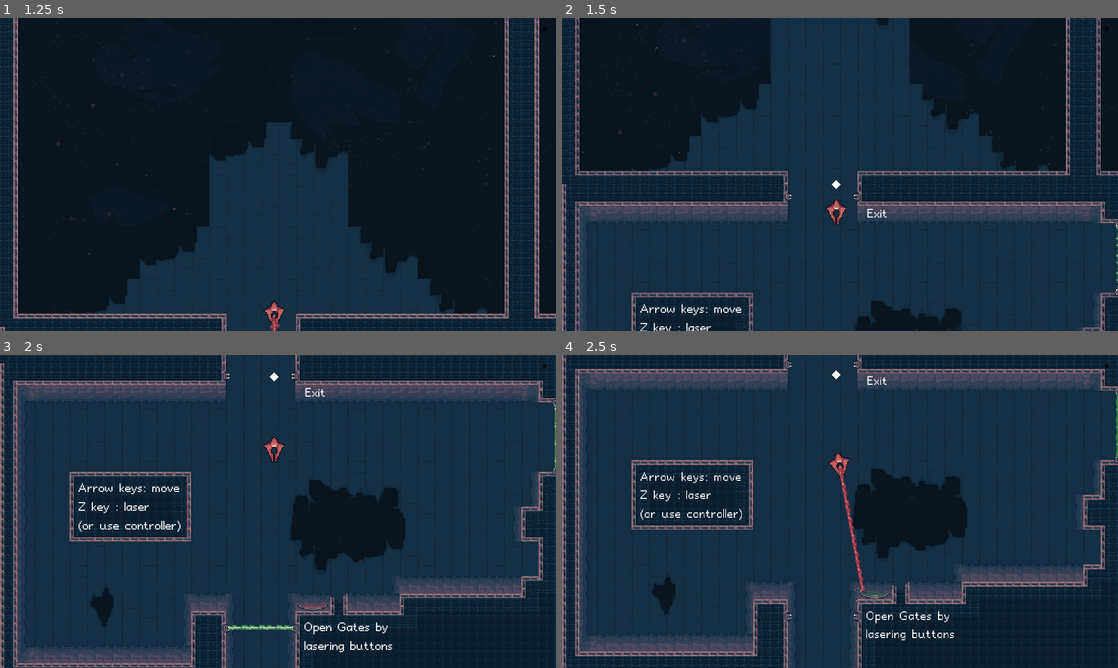
Above: before the commit, frames 1-4 (two rows, left to right).
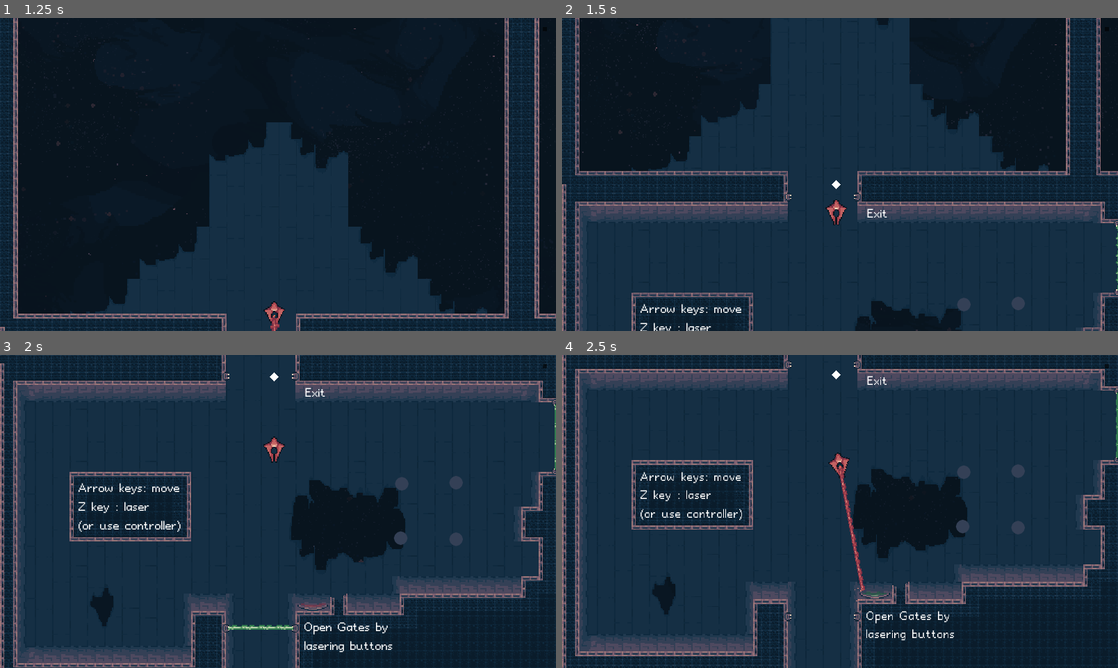
Above: after the commit, the same moments.

Repository: boukew99/godot_wild_jam_34
Game: Godot game, scene res://physics/2d/game2.tscn
Two runs of this game, one before a commit and one after it. Both use one fixed random seed, a clock stepped at 60 frames per second and the inputs below. This scene is started directly instead of the project's main scene.
Inputs (mouse positions are in pixels of both pictures, inside the frame that each line leads up to):
- Up to frame 1 (1.25 s): tap Enter (ui_accept) at 0.5, 0.77 s; move the mouse to (400, 158) at 0.52 s; hold Right (move_right) from 0.53 s (still down); hold Z (laser) from 0.53 s (still down); click (400, 158) at 0.67 s
- Up to frame 2 (1.5 s): move the mouse to (728, 190) at 1.27 s; release Right (move_right) at 1.28 s; release Z (laser) at 1.28 s; hold Down (move_down) from 1.28 s (still down); tap X (bomb) at 1.35 s
- Up to frame 3 (2 s): keep holding Down (move_down); tap Enter (ui_accept) at 1.52 s; tap Z (laser) at 1.55 s
- Up to frame 4 (2.5 s): move the mouse to (895, 442) at 2.02 s; release Down (move_down) at 2.03 s; hold Right (move_right) from 2.03 s (still down); hold Z (laser) from 2.03 s (still down)

Frame 1 is identical in both runs. In frame 2, 0.1% of the frame differs, in the area x 71-84%, y 89-94%; in frame 3, 0.3%, in the area x 70-84%, y 38-61%; in frame 4, 0.3%.

Commit message:
moved lasers and polegroup with note chimes

Diff:
--- a/godot_wild_jam_34/physics/2d/component/laser.tscn
+++ b/godot_wild_jam_34/physics/2d/component/laser/laser.tscn
@@ -1,6 +1,6 @@
 [gd_scene load_steps=3 format=2]
 
-[ext_resource path="res://physics/2d/component/laser.gd" type="Script" id=1]
+[ext_resource path="res://physics/2d/component/laser/laser.gd" type="Script" id=1]
 [ext_resource path="res://visual/frames/laser_red.tres" type="Texture" id=2]
 
 [node name="Laser" type="Position2D"]
--- a/godot_wild_jam_34/physics/2d/component/security_laser.tscn
+++ b/godot_wild_jam_34/physics/2d/component/laser/security_laser.tscn
@@ -1,7 +1,7 @@
 [gd_scene load_steps=3 format=2]
 
-[ext_resource path="res://physics/2d/component/timed_laser.tscn" type="PackedScene" id=1]
-[ext_resource path="res://physics/2d/component/security_laser.gd" type="Script" id=2]
+[ext_resource path="res://physics/2d/component/laser/timed_laser.tscn" type="PackedScene" id=1]
+[ext_resource path="res://physics/2d/component/laser/security_laser.gd" type="Script" id=2]
 
 [node name="SecurityLaser" instance=ExtResource( 1 )]
 script = ExtResource( 2 )
--- a/godot_wild_jam_34/physics/2d/component/timed_laser.tscn
+++ b/godot_wild_jam_34/physics/2d/component/laser/timed_laser.tscn
@@ -1,7 +1,7 @@
 [gd_scene load_steps=3 format=2]
 
-[ext_resource path="res://physics/2d/component/laser.tscn" type="PackedScene" id=1]
-[ext_resource path="res://physics/2d/component/timed_laser.gd" type="Script" id=2]
+[ext_resource path="res://physics/2d/component/laser/laser.tscn" type="PackedScene" id=1]
+[ext_resource path="res://physics/2d/component/laser/timed_laser.gd" type="Script" id=2]
 
 [node name="TimedLaser" instance=ExtResource( 1 )]
 script = ExtResource( 2 )
--- a/godot_wild_jam_34/physics/2d/game.tscn
+++ b/godot_wild_jam_34/physics/2d/game.tscn
@@ -1179,12 +1179,12 @@
 [connection signal="on_toggle" from="Space/LaserTarget12" to="Space/Door9" method="on_toggle"]
 [connection signal="on_toggle" from="Space/LaserTarget13" to="Space/Door9" method="on_toggle"]
 [connection signal="on_toggle" from="Space/LaserTarget14" to="Space/Door13" method="on_toggle"]
+[connection signal="on_toggle" from="Space/LaserTarget15" to="Space/Door11" method="on_toggle"]
 [connection signal="on_toggle" from="Space/LaserTarget15" to="Space/Door10" method="on_toggle"]
-[connection signal="on_toggle" from="Space/LaserTarget15" to="Space/Door11" method="on_toggle"]
 [connection signal="on_toggle" from="Space/LaserTarget15" to="Space/Door12" method="on_toggle"]
+[connection signal="on_toggle" from="Space/LaserTarget16" to="Space/Door14" method="on_toggle"]
 [connection signal="on_toggle" from="Space/LaserTarget16" to="Space/Highway" method="on_toggle"]
-[connection signal="on_toggle" from="Space/LaserTarget16" to="Space/Door14" method="on_toggle"]
+[connection signal="on_toggle" from="Space/LaserTarget17" to="Space/Door8" method="on_toggle"]
+[connection signal="on_toggle" from="Space/LaserTarget17" to="Space/Door7" method="on_toggle"]
 [connection signal="on_toggle" from="Space/LaserTarget17" to="Space/Door6" method="on_toggle"]
-[connection signal="on_toggle" from="Space/LaserTarget17" to="Space/Door7" method="on_toggle"]
-[connection signal="on_toggle" from="Space/LaserTarget17" to="Space/Door8" method="on_toggle"]
 [connection signal="on_toggle" from="Space/LaserTarget18" to="Space/Door15" method="on_toggle"]
--- a/godot_wild_jam_34/physics/2d/game2.tscn
+++ b/godot_wild_jam_34/physics/2d/game2.tscn
@@ -1,6 +1,8 @@
-[gd_scene load_steps=2 format=2]
+[gd_scene load_steps=4 format=2]
 
 [ext_resource path="res://physics/2d/game.tscn" type="PackedScene" id=1]
+[ext_resource path="res://physics/2d/object/pole.tscn" type="PackedScene" id=2]
+[ext_resource path="res://physics/2d/pole_group.tscn" type="PackedScene" id=3]
 
 [node name="Game" instance=ExtResource( 1 )]
 
@@ -10,6 +12,18 @@
 [node name="LaserTarget5" parent="Space" index="40"]
 position = Vector2( 2524, 111 )
 rotation = 3.14159
+
+[node name="PoleGroup" parent="Space" index="77" instance=ExtResource( 3 )]
+position = Vector2( 370, 107 )
+
+[node name="Pole2" parent="Space/PoleGroup" index="1" instance=ExtResource( 2 )]
+position = Vector2( -1, 50 )
+
+[node name="Pole3" parent="Space/PoleGroup" index="2" instance=ExtResource( 2 )]
+position = Vector2( 50, 51 )
+
+[node name="Pole4" parent="Space/PoleGroup" index="3" instance=ExtResource( 2 )]
+position = Vector2( 50, -1 )
 
 [connection signal="on_toggle" from="Space/LaserTarget" to="Space/Door" method="on_toggle"]
 [connection signal="on_toggle" from="Space/LaserTarget2" to="Space/Door2" method="on_toggle"]
--- a/godot_wild_jam_34/physics/2d/object/player_ship.tscn
+++ b/godot_wild_jam_34/physics/2d/object/player_ship.tscn
@@ -1,7 +1,7 @@
 [gd_scene load_steps=10 format=2]
 
 [ext_resource path="res://visual/spaceship_player.png" type="Texture" id=1]
-[ext_resource path="res://physics/2d/component/laser.tscn" type="PackedScene" id=2]
+[ext_resource path="res://physics/2d/component/laser/laser.tscn" type="PackedScene" id=2]
 [ext_resource path="res://physics/2d/component/bomb_hatch.tscn" type="PackedScene" id=3]
 [ext_resource path="res://physics/2d/object/player_ship.gd" type="Script" id=4]
 [ext_resource path="res://physics/2d/component/nitro.tscn" type="PackedScene" id=5]
--- a/godot_wild_jam_34/physics/2d/object/pole.gd
+++ b/godot_wild_jam_34/physics/2d/object/pole.gd
@@ -1,14 +1,16 @@
 extends StaticBody2D
+
+signal toggled(active)
 
 onready var timer = $Timer
 onready var polygon = $Polygon2D
-onready var chime = $AudioStreamPlayer
 
 func _on_Area2D_body_entered(body):
 	if body.is_in_group("player"):
 		timer.start()
 		polygon.color = Color(0.6, 0.458824, 0.466667)
-		chime.play()
+		emit_signal("toggled", true)
 
 func _on_Timer_timeout():
 	polygon.color = Color(0.203922, 0.25098, 0.337255)
+	emit_signal("toggled", false)
--- a/godot_wild_jam_34/physics/2d/object/pole.tscn
+++ b/godot_wild_jam_34/physics/2d/object/pole.tscn
@@ -1,7 +1,6 @@
-[gd_scene load_steps=5 format=2]
+[gd_scene load_steps=4 format=2]
 
 [ext_resource path="res://physics/2d/object/pole.gd" type="Script" id=1]
-[ext_resource path="res://audio/fx/chime__1.wav" type="AudioStream" id=2]
 
 [sub_resource type="CircleShape2D" id=1]
 radius = 6.0
@@ -26,9 +25,7 @@
 shape = SubResource( 2 )
 
 [node name="Timer" type="Timer" parent="."]
-
-[node name="AudioStreamPlayer" type="AudioStreamPlayer" parent="."]
-stream = ExtResource( 2 )
+one_shot = true
 
 [connection signal="body_entered" from="Area2D" to="." method="_on_Area2D_body_entered"]
 [connection signal="timeout" from="Timer" to="." method="_on_Timer_timeout"]
--- /dev/null
+++ b/godot_wild_jam_34/physics/2d/pole_group.gd
@@ -0,0 +1,22 @@
+extends Node2D
+
+signal completed
+
+onready var chime = $AudioStreamPlayer
+
+var active_childeren := 0
+
+func _ready():
+	for child in get_children():
+		if child.has_signal("toggled"): child.connect("toggled", self, "toggled")
+		if child.has_node("Timer"): child.get_node("Timer").wait_time = get_child_count()
+
+func toggled(active : bool):
+	active_childeren += 1 if active else -1
+	if active:
+		chime.pitch_scale = pow(2, (active_childeren) / 12.0) # Set note
+		chime.play()
+
+	print(active_childeren)
+	if active_childeren == get_child_count():
+		emit_signal("completed")
--- /dev/null
+++ b/godot_wild_jam_34/physics/2d/pole_group.tscn
@@ -0,0 +1,13 @@
+[gd_scene load_steps=4 format=2]
+
+[ext_resource path="res://physics/2d/object/pole.tscn" type="PackedScene" id=1]
+[ext_resource path="res://physics/2d/pole_group.gd" type="Script" id=2]
+[ext_resource path="res://audio/fx/chime__1.wav" type="AudioStream" id=3]
+
+[node name="PoleGroup" type="Node2D"]
+script = ExtResource( 2 )
+
+[node name="Pole" parent="." instance=ExtResource( 1 )]
+
+[node name="AudioStreamPlayer" type="AudioStreamPlayer" parent="."]
+stream = ExtResource( 3 )
--- a/godot_wild_jam_34/physics/2d/room/lasers.tscn
+++ b/godot_wild_jam_34/physics/2d/room/lasers.tscn
@@ -2,7 +2,7 @@
 
 [ext_resource path="res://physics/2d/object/player_ship.tscn" type="PackedScene" id=1]
 [ext_resource path="res://physics/2d/tileset.tres" type="TileSet" id=2]
-[ext_resource path="res://physics/2d/component/security_laser.tscn" type="PackedScene" id=3]
+[ext_resource path="res://physics/2d/component/laser/security_laser.tscn" type="PackedScene" id=3]
 [ext_resource path="res://physics/2d/object/pickup.tscn" type="PackedScene" id=4]
 [ext_resource path="res://physics/2d/ground.tres" type="TileSet" id=5]
 [ext_resource path="res://visual/galaxy.tscn" type="PackedScene" id=6]
--- a/godot_wild_jam_34/project.godot
+++ b/godot_wild_jam_34/project.godot
@@ -12,7 +12,7 @@
 "base": "Position2D",
 "class": "Laser2D",
 "language": "GDScript",
-"path": "res://physics/2d/component/laser.gd"
+"path": "res://physics/2d/component/laser/laser.gd"
 }, {
 "base": "Camera2D",
 "class": "ShakeCamera2D",
@@ -27,7 +27,7 @@
 "base": "Laser2D",
 "class": "TimedLaser2D",
 "language": "GDScript",
-"path": "res://physics/2d/component/timed_laser.gd"
+"path": "res://physics/2d/component/laser/timed_laser.gd"
 } ]
 _global_script_class_icons={
 "Laser2D": "",
Not shown, changed: godot_wild_jam_34/addons/it.ludidorici.scene2sprite/scenetree_control.gd
Renamed: godot_wild_jam_34/physics/2d/component/laser.gd -> godot_wild_jam_34/physics/2d/component/laser/laser.gd
Renamed: godot_wild_jam_34/physics/2d/component/security_laser.gd -> godot_wild_jam_34/physics/2d/component/laser/security_laser.gd
Renamed: godot_wild_jam_34/physics/2d/component/timed_laser.gd -> godot_wild_jam_34/physics/2d/component/laser/timed_laser.gd
Not shown: 1 places in godot_wild_jam_34/physics/2d/game2.tscn that only renumber resources
